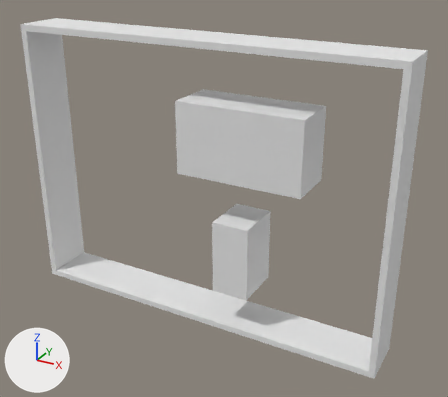
An edit to the OBJ model Models/iLQG-TRO-MapB.obj, drawn before and after from the same camera.
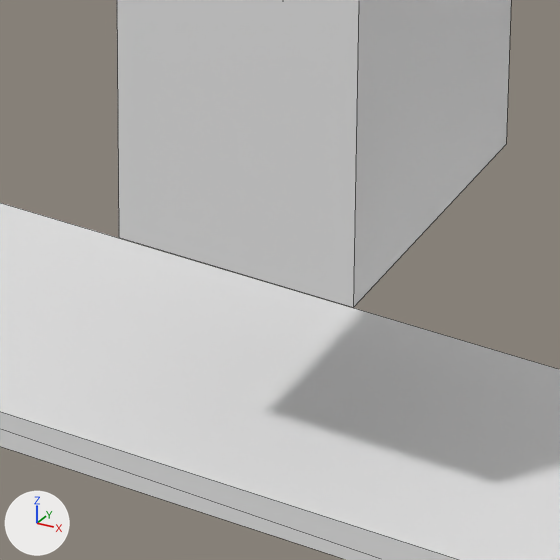
Each version is shown whole from a 50 mm lens placed at (19.1, -20.34, 14.77), pointed at (8.34, -0.79, 4.99), then close up on the part from 44% to 62% of the width and 65% to 85% of the height. Lighting does not change. The marker at lower left points along +X, +Y and +Z. The close-ups show mesh edges as thin lines. Where no turn or scale is listed for an object, it has been applied to the vertices.

In view in the first close-up: 'iLQG-TRO-MapB'.
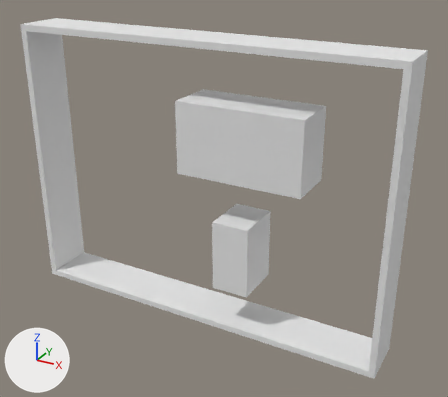
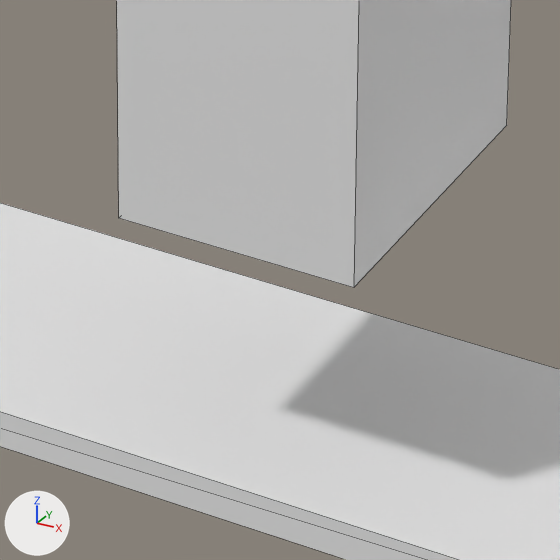
Commit message: updated maps

Where the change shows, as pixel boxes [x1, y1, x2, y2] in the close-ups (560 x 560 px; the box of a moved part takes in the faces that stretch with it):
part 1 of me_ilqg_tro_mapb, moved or reshaped
    before: [117, 0, 511, 307]
    after: [117, 0, 511, 287]
part 2 of me_ilqg_tro_mapb, moved or reshaped
    both: [0, 411, 459, 560]

The change in detail:
me_ilqg_tro_mapb has 32 vertices, 36 faces and spans x -0.2..15.2, y -2.0..0.0, z -0.2..11.2.
me_ilqg_tro_mapb is used by ob_ilqg_tro_mapb; location (0.0, 0.0, 0.0).
Verts and faces of me_ilqg_tro_mapb; kept vertices keep their numbers, new ones are numbered from 32.
Before the commit, vertices of me_ilqg_tro_mapb: 9 (10.0, 0.0, 1.5) at pixel (506, 144), 10 (8.5, 0.0, 1.5), 13 (10.0, -2.0, 1.5) at pixel (353, 307), 15 (8.5, -2.0, 1.5) at pixel (118, 237).
Before the commit, vertices of me_ilqg_tro_mapb: 16 (-0.2, 0.0, 11.2), 17 (0.1, 0.0, 10.9), 18 (-0.2, 0.0, -0.2), 19 (15.2, 0.0, 11.2), 21 (15.2, -2.0, 11.2).
Before the commit, vertices of me_ilqg_tro_mapb: 22 (-0.2, -2.0, -0.2), 24 (15.2, -2.0, -0.2), 25 (0.1, 0.0, 0.1), 27 (0.1, -2.0, 0.1), 28 (15.0, 0.0, 10.9).
Before the commit, vertices of me_ilqg_tro_mapb: 29 (15.0, -2.0, 10.9), 31 (15.0, -2.0, 0.1).
Part 1, on me_ilqg_tro_mapb:
Vertices 9, 10, 13, 15 move by (0.0, 0.0, 0.1).
Part 2, on me_ilqg_tro_mapb:
Faces deleted: (16, 17, 18), (16, 19, 17), (17, 25, 18), (17, 19, 28), (24, 31, 27), (22, 24, 27).
Faces deleted: (21, 29, 24), (24, 29, 31).
New faces: (16, 17, 25), (16, 25, 18), (22, 31, 27), (21, 29, 31), (21, 31, 24), (22, 24, 31).
New faces: (16, 19, 28), (16, 28, 17).
